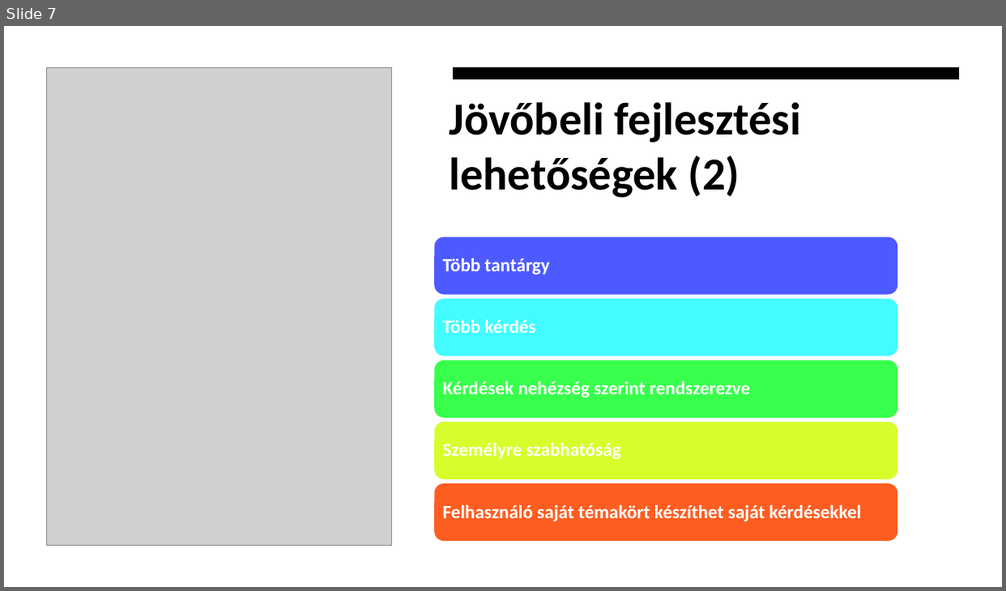
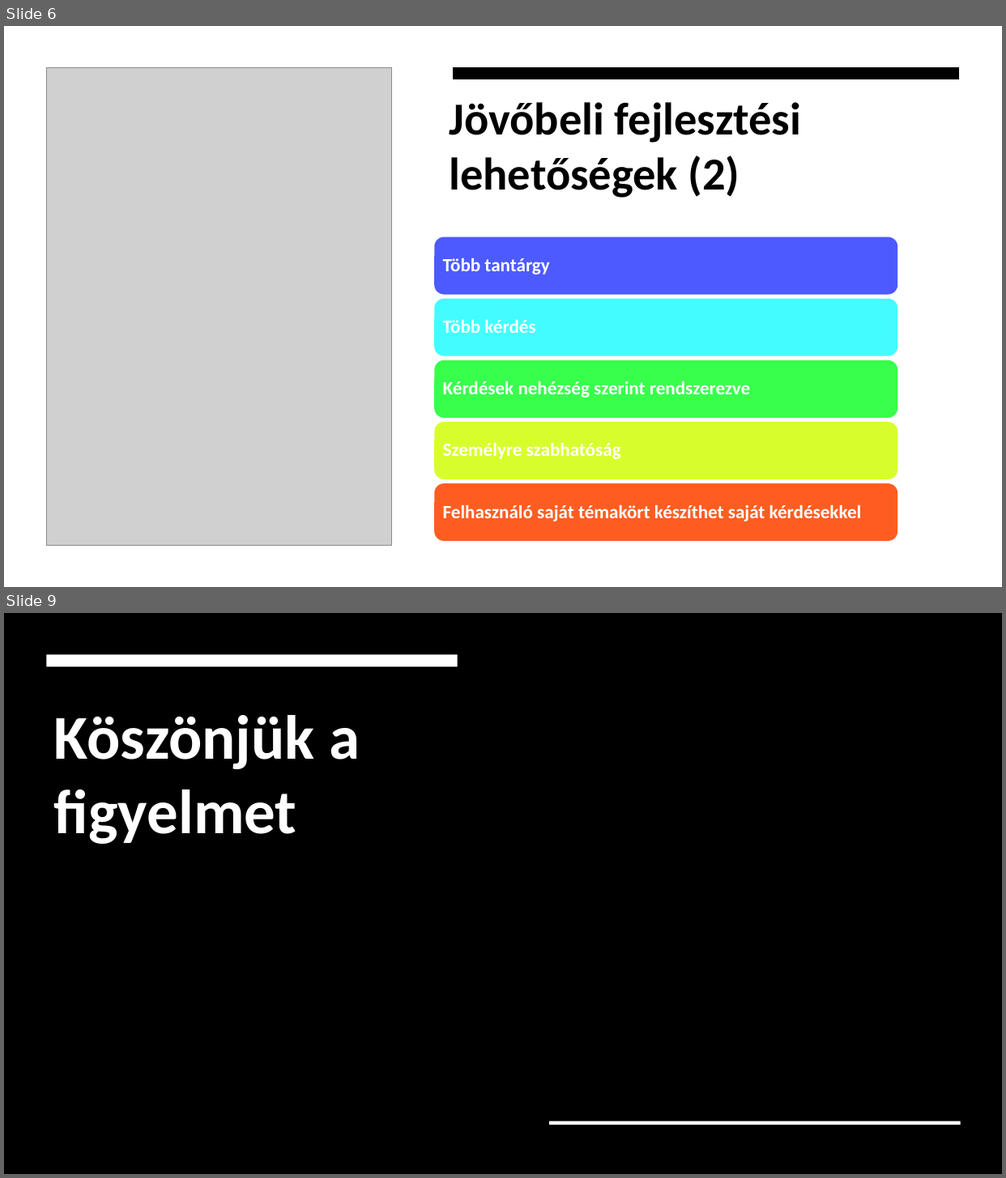
Before and after one commit to etnevelpriv/tanulosProjektMatematika, a slide deck: Dokumentumok/Prezentacio.pptx. Shown one above the other, each under a label of ours: slide 7 before the commit, slides 6 and 9 after it; the slides between them are not shown. The pictures are 1006x591 and 1006x1178 pixels, drawn with LibreOffice and Linux fonts; fonts in the diff are those of the drawing; grey boxes stand for pictures; background and template pictures are left out. Boxes give left, top, right and bottom in pixels: in the first picture for what was removed or moved away, otherwise in the second. Text is boxed around its words. In the diff, an @@ line names an element or a change of style, - is before the commit and + after.

```diff
--- a/Dokumentumok/Prezentacio.pptx
+++ b/Dokumentumok/Prezentacio.pptx
@@ slide 9 added at bbox=[4, 613, 1002, 1174], background picture (left out) @@
@@ rectangle added at bbox=[4, 613, 1002, 1174], fill #000000 @@
@@ rectangle added at bbox=[47, 655, 458, 667], fill #FFFFFF @@
@@ title added at bbox=[54, 715, 360, 844], 60 pt, text #FFFFFF, bold @@
+Köszönjük a figyelmet
@@ rectangle added at bbox=[550, 1122, 961, 1125], fill #FFFFFF @@
@@ what was slide 7 is now slide 6 @@
```
Also in this commit, not shown: 2 slides changed, 1 other slide added, 1 slide removed.
